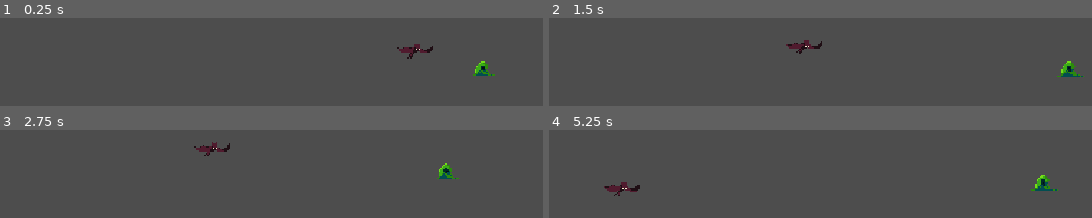
Above: before the commit, frames 1-4 (two rows, left to right).
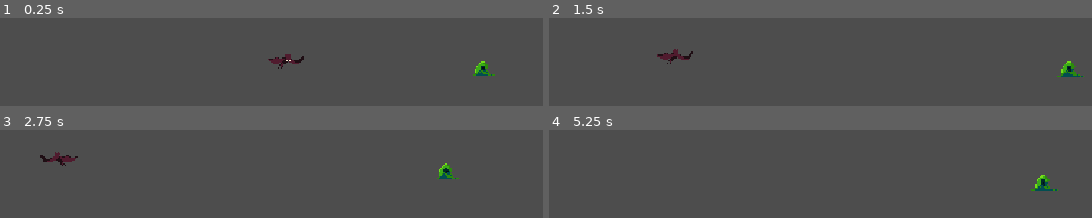
Above: after the commit, the same moments.

Repository: dackshu/poop
Game: Godot game, scene res://dustin/scenes/work.tscn
Same seed, same stepped clock (60 frames per second), same inputs: the game is played once before the commit and once after it.
Inputs:
- Up to frame 1 (0.25 s): no input
- Up to frame 2 (1.5 s): tap Enter (ui_accept) at 0.5, 0.77 s; hold Right (ui_right) from 0.53 s (still down)
- Up to frame 3 (2.75 s): tap Enter (ui_accept) at 1.52 s; release Right (ui_right) at 2.03 s; hold Left (ui_left) from 2.03 s (still down)
- Up to frame 4 (5.25 s): release Left (ui_left) at 2.78 s; hold Right (ui_right) 2.78-4.28 s; tap Enter (ui_accept) at 3.02, 3.77, 4.52 s; hold Left (ui_left) 4.28-5.03 s; hold Right (ui_right) from 5.03 s (still down)

The runs differ from the first frame. In frame 1, 0.8% of the frame differs, in the area x 49-80%, y 29-58%; in frame 2, 0.9%, in the area x 19-51%, y 25-53%; in frame 3, 0.8%; in frame 4, 0.5%.

Commit message:
idleroam

Diff:
--- a/dustin/scenes/bat.tscn
+++ b/dustin/scenes/bat.tscn
@@ -301,7 +301,7 @@
 }]
 
 [sub_resource type="RectangleShape2D" id="RectangleShape2D_f6ojl"]
-size = Vector2(49, 15)
+size = Vector2(49, 37)
 
 [node name="bat" type="CharacterBody2D" unique_id=2018259383]
 script = ExtResource("1_qgeip")
@@ -312,5 +312,8 @@
 frame_progress = 0.784721
 
 [node name="CollisionShape2D" type="CollisionShape2D" parent="." unique_id=1390547541]
-position = Vector2(5.5, 8.5)
+position = Vector2(5.5, 19.5)
 shape = SubResource("RectangleShape2D_f6ojl")
+
+[node name="IdleTimer" type="Timer" parent="." unique_id=1592968913]
+one_shot = true
--- a/dustin/scenes/work.tscn
+++ b/dustin/scenes/work.tscn
@@ -7,7 +7,7 @@
 [node name="game" type="Node2D" unique_id=1723915787]
 
 [node name="bat" parent="." unique_id=1809149168 instance=ExtResource("1_0jcyu")]
-position = Vector2(17, -6)
+position = Vector2(-170, -15)
 
 [node name="fakeplayer" parent="." unique_id=30865539 instance=ExtResource("2_7xtea")]
 position = Vector2(123, 3)
--- a/dustin/scripts/bat.gd
+++ b/dustin/scripts/bat.gd
@@ -1 +1,54 @@
 extends CharacterBody2D
+
+@export var move_speed: float = 50.0
+@export var roam_distance: float = 100.0  # Max distance to walk left/right from home
+@export var min_idle_time: float = 1.0
+@export var max_idle_time: float = 3.0
+
+enum State { IDLE, ROAM }
+var current_state: State = State.IDLE
+
+var home_x: float
+var target_x: float
+
+@onready var animated_sprite: AnimatedSprite2D = $AnimatedSprite2D
+@onready var idle_timer: Timer = $IdleTimer
+
+func _ready() -> void:
+	# Save starting horizontal position as the home base anchor
+	home_x = global_position.x
+	idle_timer.timeout.connect(_on_idle_timer_timeout)
+	start_idle()
+
+func _physics_process(delta: float) -> void:
+	# 1. Apply Gravity
+	if not is_on_floor():
+		velocity += get_gravity() * delta
+
+	# 2. Movement Logic
+	if current_state == State.ROAM:
+		var direction = sign(target_x - global_position.x)
+
+		velocity.x = direction * move_speed
+
+		# Flip sprite based on direction
+		if direction != 0:
+			animated_sprite.flip_h = direction < 0
+
+		# Check if reached target X coordinate OR bumped into a wall
+		if abs(global_position.x - target_x) < 5.0 or is_on_wall():
+			start_idle()
+	else:
+		# Decelerate horizontal speed to 0 when idling
+		velocity.x = move_toward(velocity.x, 0, move_speed)
+
+	move_and_slide()
+
+func start_idle() -> void:
+	current_state = State.IDLE
+	var wait_time = randf_range(min_idle_time, max_idle_time)
+	idle_timer.start(wait_time)
+
+func _on_idle_timer_timeout() -> void:
+	current_state = State.ROAM
+	target_x = home_x + randf_range(-roam_distance, roam_distance)
